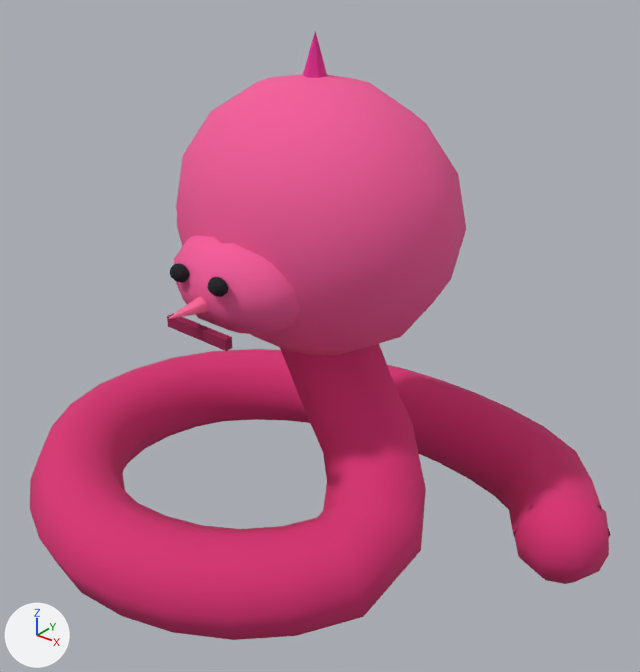
The glTF model models/units/python.glb, before and after one commit.
Camera for both pictures: a 50 mm lens placed at (1.92, -2.05, 2.17), pointed at (0.19, 0.11, 0.83). Every picture has the same lights, and +X, +Y and +Z are marked at lower left. The older version comes first. Where no turn or scale is listed for an object, it has been applied to the vertices. Vertices at exactly the same position are counted once.

Script lines for the objects in view, before the commit:
```python
ob_pythonbighead = bpy.data.objects.new('PythonBigHead', me_mesh_2)
ob_pythonbighead.location = (0.2, 0.07, 1.272)
ob_pythoncurlingbody = bpy.data.objects.new('PythonCurlingBody', me_mesh_0)
ob_pythoncurlingbody.location = (0.0, 0.0, 0.012)
ob_pythoneyeleft = bpy.data.objects.new('PythonEyeLeft', me_mesh_4)
ob_pythoneyeleft.location = (-0.009, -0.183, 1.422)
ob_pythonhorn = bpy.data.objects.new('PythonHorn', me_mesh_9)
ob_pythonhorn.location = (0.2, 0.07, 1.672)
ob_pythonmouth = bpy.data.objects.new('PythonMouth', me_mesh_8)
ob_pythonmouth.location = (0.182, -0.45, 1.052)
ob_pythonmuzzle = bpy.data.objects.new('PythonMuzzle', me_mesh_3)
ob_pythonmuzzle.location = (0.19, -0.23, 1.162)
ob_pythonnostrilleft = bpy.data.objects.new('PythonNostrilLeft', me_mesh_6)
ob_pythonnostrilleft.location = (0.102, -0.437, 1.212)
ob_pythonnostrilright = bpy.data.objects.new('PythonNostrilRight', me_mesh_7)
ob_pythonnostrilright.location = (0.262, -0.442, 1.212)
ob_pythontailtip = bpy.data.objects.new('PythonTailTip', me_mesh_1)
ob_pythontailtip.location = (1.02, 0.42, 0.192)
```
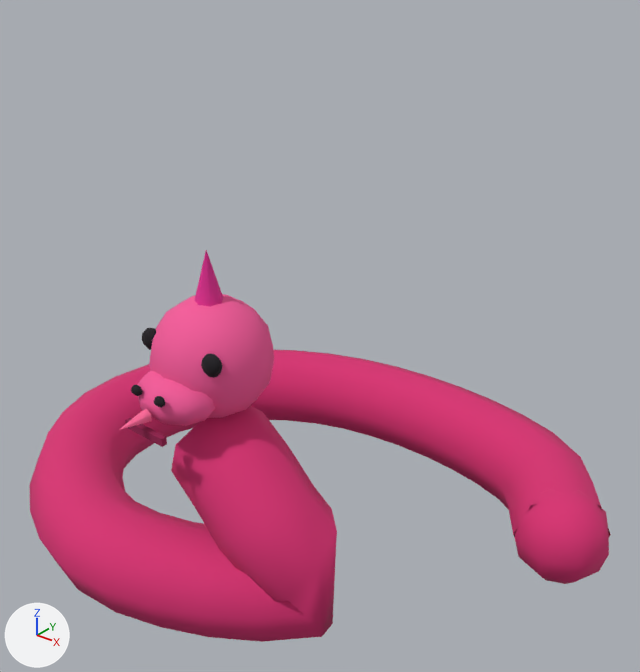
Commit message: fix: refine python head proportions

Where the newer file only moved an object's origin or applied its transform, the numbers keep the older frame.

The change, as a list of edits to the scene's bpy script:
```text
Change me_mesh_0:
    used by ob_pythoncurlingbody; location = (0.0, 0.0, 0.012)
    remove me_mesh_0.from_pydata(...)  # 264 vertices, 512 faces; spans x -0.97..1.15, y -0.81..1.01, z -0.01..1.0
    add me_mesh_0.from_pydata(...)  # 264 vertices, 512 faces; spans x -0.98..1.15, y -0.81..1.01, z -0.01..0.79
    me_mesh_0 part 1: 256 of 264 vertices moved; they spanned x -0.97..1.07, y -0.81..1.01, z -0.01..1.0 and now span x -0.98..1.08, y -0.81..1.01, z -0.01..0.79; mean shift (-0.04, -0.04, -0.04); largest move (0.39, 0.25, 0.67) -> (0.52, -0.54, 0.61)
Change me_mesh_2:
    used by ob_pythonbighead; location = (0.2, 0.07, 1.272)
    remove me_mesh_2.from_pydata(...)  # 93 vertices, 168 faces; spans x -0.498..0.498, y -0.421..0.421, z -0.447..0.447
    add me_mesh_2.from_pydata(...)  # 93 vertices, 168 faces; spans x -0.21..0.17, y -0.66..-0.28, z -0.51..-0.13
    me_mesh_2 part 2: the whole mesh is multiplied about its middle by the matrix ((0.381, 0.002, 0.0), (0.002, 0.451, 0.0), (0.0, 0.0, 0.425)), then moved by (-0.02, -0.47, -0.32)
Change me_mesh_3:
    used by ob_pythonmuzzle; location = (0.19, -0.23, 1.162)
    remove me_mesh_3.from_pydata(...)  # 68 vertices, 120 faces; spans x -0.25..0.25, y -0.208..0.208, z -0.167..0.167
    add me_mesh_3.from_pydata(...)  # 68 vertices, 120 faces; spans x -0.147..0.119, y -0.42..-0.2, z -0.361..-0.199
    me_mesh_3 part 3: the whole mesh is scaled about its middle by (0.532, 0.528, 0.481), then moved by (-0.014, -0.31, -0.28)
Change me_mesh_6:
    used by ob_pythonnostrilleft; location = (0.102, -0.437, 1.212)
    remove me_mesh_6.from_pydata(...)  # 42 vertices, 70 faces; spans x -0.035..0.0319, y -0.0241..0.0236, z -0.028..0.028
    add me_mesh_6.from_pydata(...)  # 42 vertices, 70 faces; spans x -0.02..0.0182, y -0.0138..0.0135, z -0.016..0.016
    me_mesh_6 part 4: the whole mesh is scaled about the mesh origin by 0.571
Change me_mesh_7:
    used by ob_pythonnostrilright; location = (0.262, -0.442, 1.212)
    remove me_mesh_7.from_pydata(...)  # 42 vertices, 70 faces; spans x -0.035..0.0319, y -0.0241..0.0236, z -0.028..0.028
    add me_mesh_7.from_pydata(...)  # 42 vertices, 70 faces; spans x -0.02..0.0182, y -0.0138..0.0135, z -0.016..0.016
    me_mesh_7 part 5: the whole mesh is scaled about the mesh origin by 0.571
Change me_mesh_8:
    used by ob_pythonmouth; location = (0.182, -0.45, 1.052)
    remove me_mesh_8.from_pydata(...)  # 8 vertices, 12 faces; spans x -0.125..0.125, y -0.017..0.017, z -0.018..0.018
    add me_mesh_8.from_pydata(...)  # 8 vertices, 12 faces; spans x -0.08..0.08, y -0.012..0.012, z -0.013..0.013
    me_mesh_8 part 6: the whole mesh is scaled about its middle by (0.64, 0.711, 0.714)
Change me_mesh_9:
    used by ob_pythonhorn; location = (0.2, 0.07, 1.672)
    remove me_mesh_9.from_pydata(...)  # 10 vertices, 14 faces; spans x -0.097..0.098, y -0.1..0.092, z -0.17..0.17
    add me_mesh_9.from_pydata(...)  # 10 vertices, 14 faces; spans x -0.053..0.054, y -0.055..0.05, z -0.1..0.1
    me_mesh_9 part 7: the whole mesh is scaled about the mesh origin by (0.55, 0.55, 0.588)
Change ob_pythoneyeleft:
    ob_pythoneyeleft.location: (-0.009, -0.183, 1.422) -> (0.046, -0.515, 1.012)
Change ob_pythonnostrilleft:
    ob_pythonnostrilleft.location: (0.102, -0.437, 1.212) -> (0.121, -0.648, 0.922)
Change ob_pythonnostrilright:
    ob_pythonnostrilright.location: (0.262, -0.442, 1.212) -> (0.221, -0.652, 0.922)
Change ob_pythonmouth:
    ob_pythonmouth.location: (0.182, -0.45, 1.052) -> (0.171, -0.67, 0.812)
Change ob_pythonhorn:
    ob_pythonhorn.location: (0.2, 0.07, 1.672) -> (0.18, -0.4, 1.192)
```

Changed parts and their boxes (x1, y1, x2, y2) in the pictures (640 x 672 px):
'PythonCurlingBody', reshaped: before (30, 344, 611, 640); after (30, 350, 611, 642)
'PythonBigHead', reshaped (57% narrower, 56% shorter): before (176, 74, 466, 355); after (149, 294, 274, 418)
'PythonMuzzle', moved, rescaled: before (174, 235, 300, 335); after (137, 370, 215, 426)
'PythonHorn', moved, rescaled: before (303, 31, 327, 78); after (194, 250, 223, 307)
'PythonMouth', moved, rescaled (35% narrower, 23% shorter): before (167, 313, 232, 351); after (125, 418, 167, 447)
'PythonNostrilRight', moved, rescaled (45% narrower, 43% shorter): before (207, 277, 228, 297); after (154, 396, 165, 407)
'PythonNostrilLeft', moved, rescaled (38% narrower, 43% shorter): before (170, 263, 190, 283); after (131, 385, 143, 396)
'PythonEyeLeft', moved (not visible before): after (142, 328, 156, 350)
